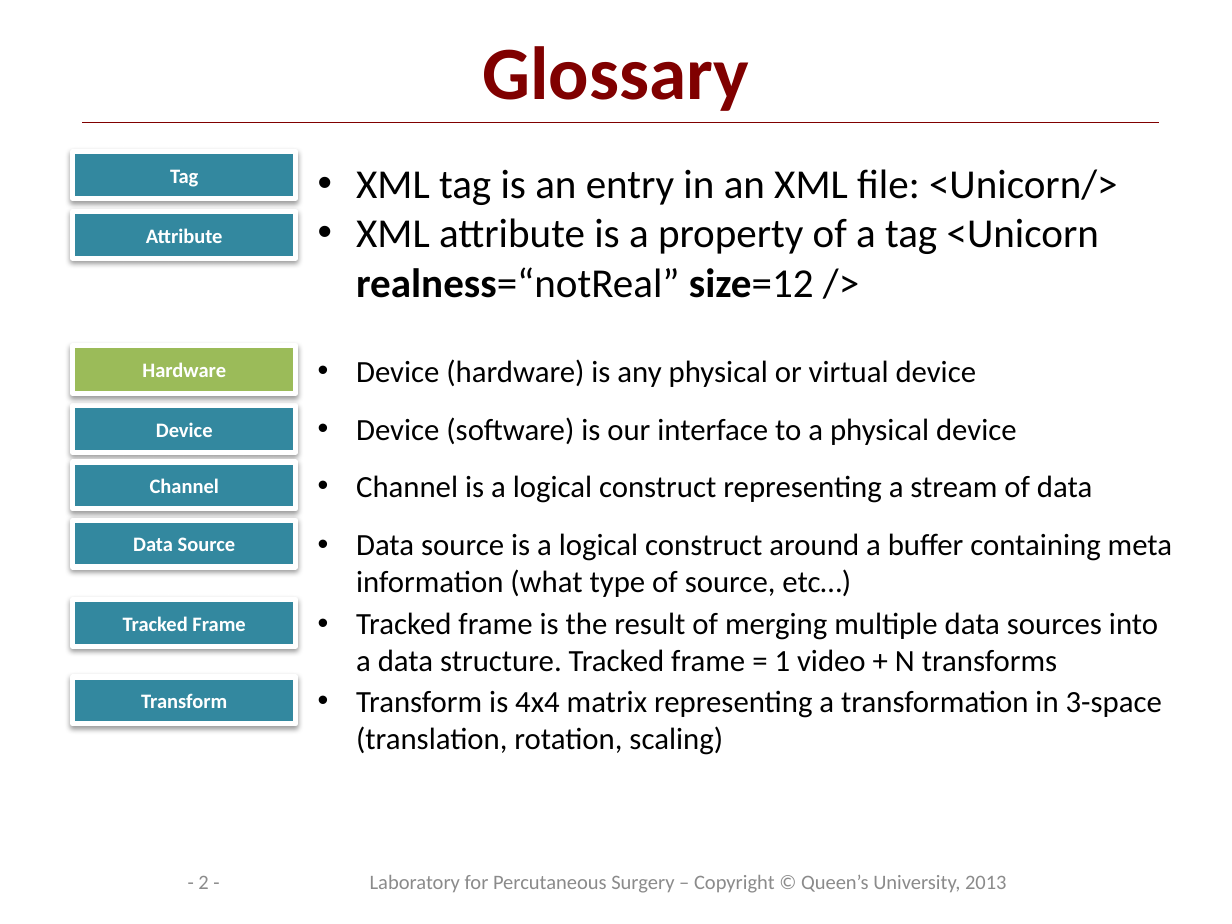
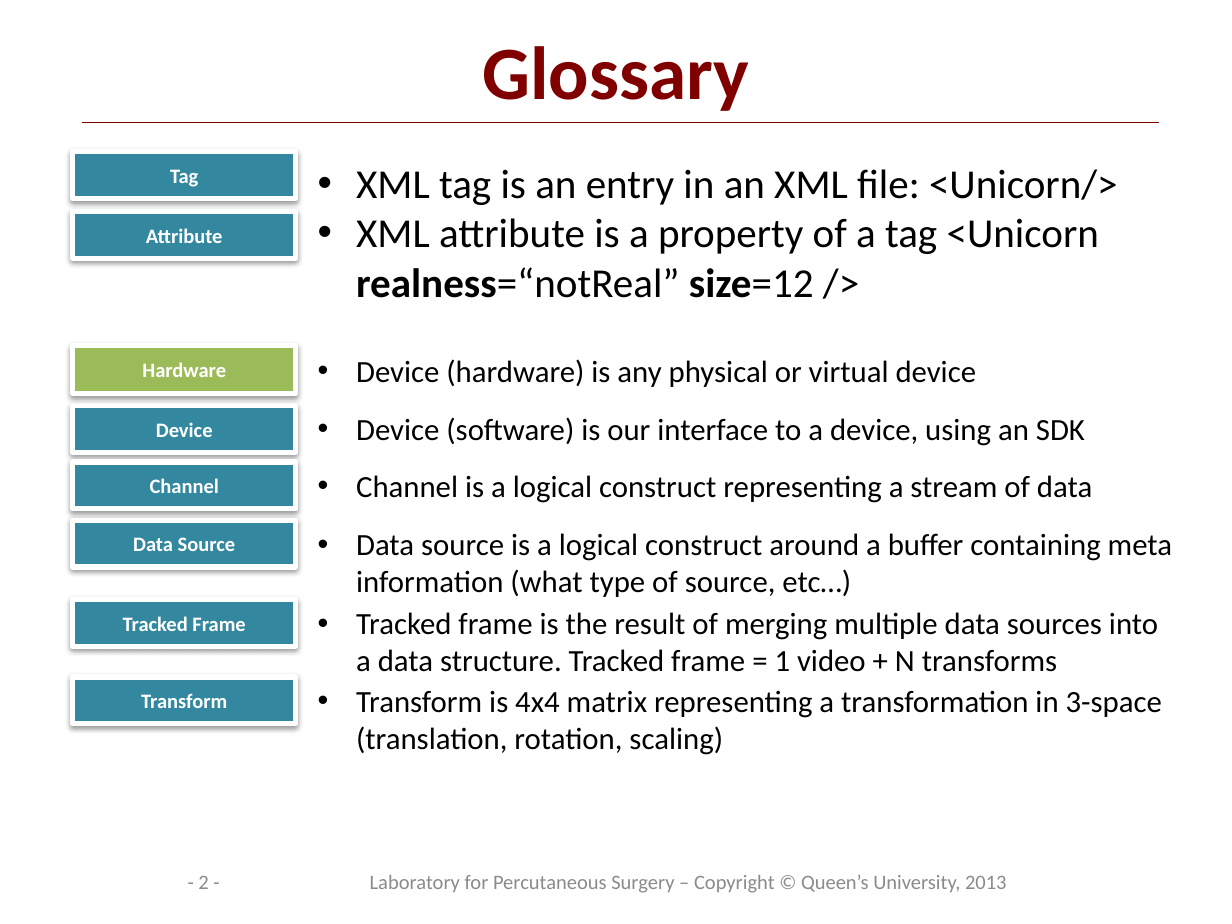
Before and after one commit to thewtex/Plus, a slide deck: slide 2 of doc/overview/PlusArchitectureOverview.pptx. Drawn at 1232x924 pixels with LibreOffice and Linux fonts; fonts in the diff are those of the drawing; background and template pictures are left out. Boxes give left, top, right and bottom in pixels: in the first picture for what was removed or moved away, otherwise in the second. Text is boxed around its words. In the diff, an @@ line names an element or a change of style, - is before the commit and + after.

Commit message:
re #712 Cleaning up architecture diagram, removing example single device slide

```diff
--- a/doc/overview/PlusArchitectureOverview.pptx
+++ b/doc/overview/PlusArchitectureOverview.pptx
@@ text at box(356, 417, 1085, 446): text changed @@
-• Device (software) is our interface to a physical device
+• Device (software) is our interface to a device, using an SDK
```
Also in this commit, not shown: 3 other slides changed, 1 slide removed.
